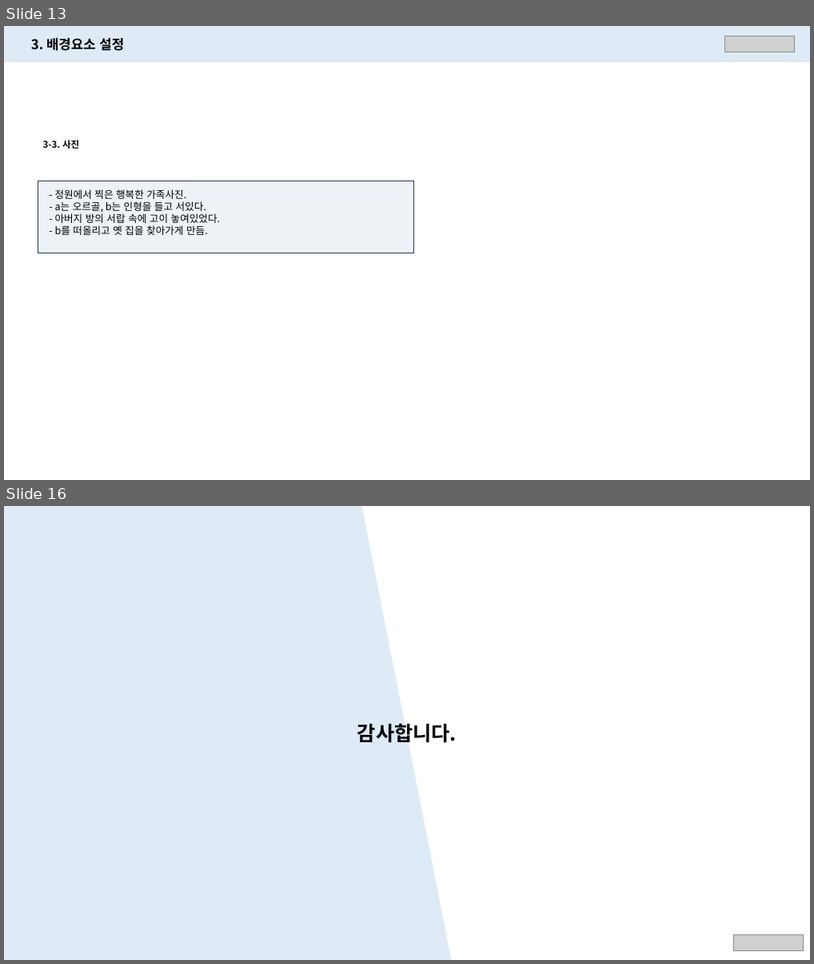
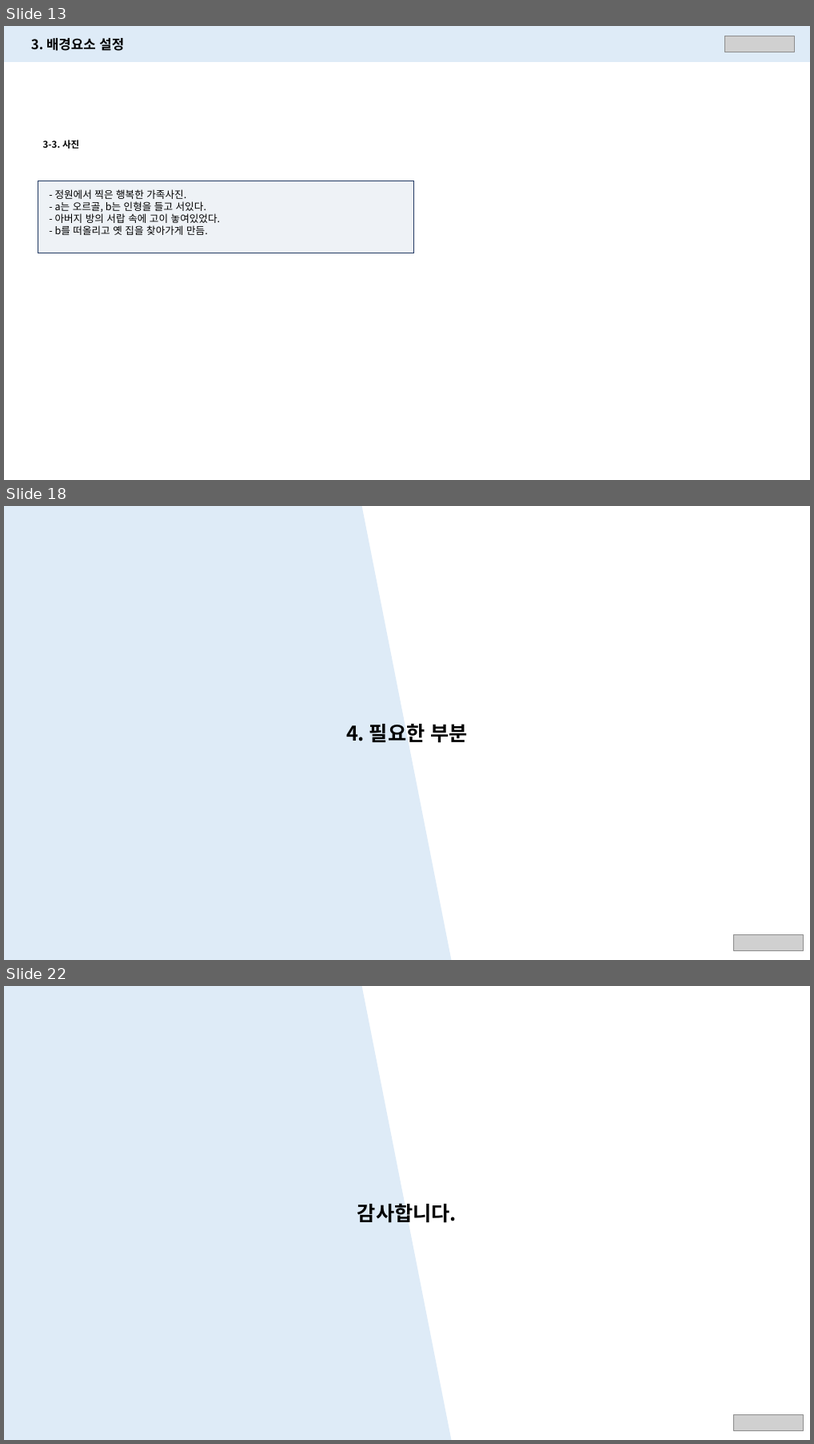
Before and after one commit to PerfectEgg/-Receivers, a slide deck: Doc/Story/캐릭터 설정_v1.02.pptx. Shown one above the other, each under a label of ours: slides 13 and 16 before the commit, slides 13, 18 and 22 after it; the slides between them are not shown. The pictures are 814x964 and 814x1444 pixels, drawn with LibreOffice and Linux fonts; fonts in the diff are those of the drawing; grey boxes stand for pictures. Boxes give left, top, right and bottom in pixels: in the first picture for what was removed or moved away, otherwise in the second. Text is boxed around its words. In the diff, an @@ line names an element or a change of style, - is before the commit and + after.

```diff
--- a/Doc/Story/캐릭터 설정_v1.02.pptx
+++ b/Doc/Story/캐릭터 설정_v1.02.pptx
@@ slide 18 added at box(4, 506, 810, 960), background #FFFFFF @@
@@ flow chart manual input added at box(4, 506, 452, 960), fill #DEEBF7 @@
@@ text added at box(346, 724, 468, 743), 24 pt, text #000000, bold @@
+4. 필요한 부분
@@ picture added at box(734, 934, 804, 950) @@
@@ what was slide 16 is now slide 22 @@
```
Also in this commit, not shown: 6 slides changed, 5 other slides added.
